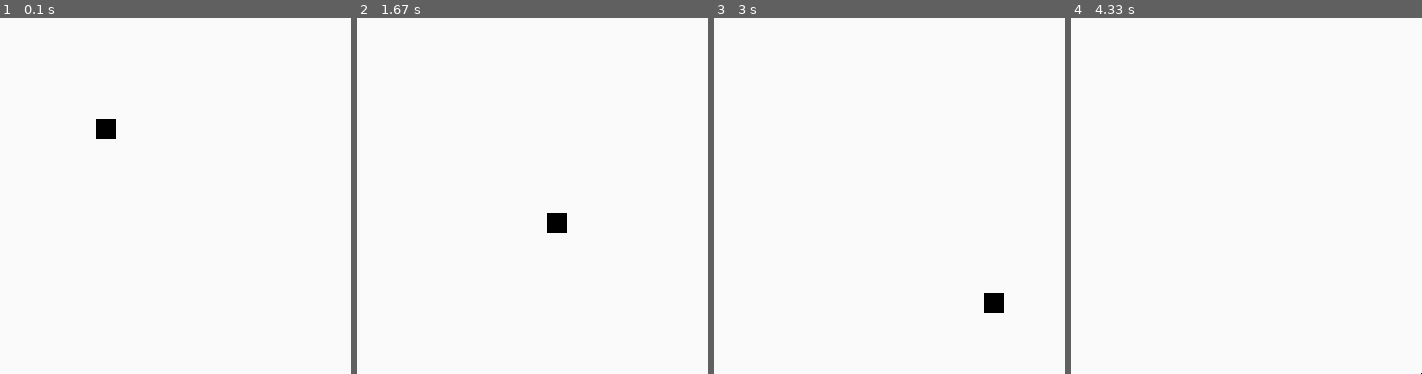
Above: before the commit, frames 1-4 (left to right).
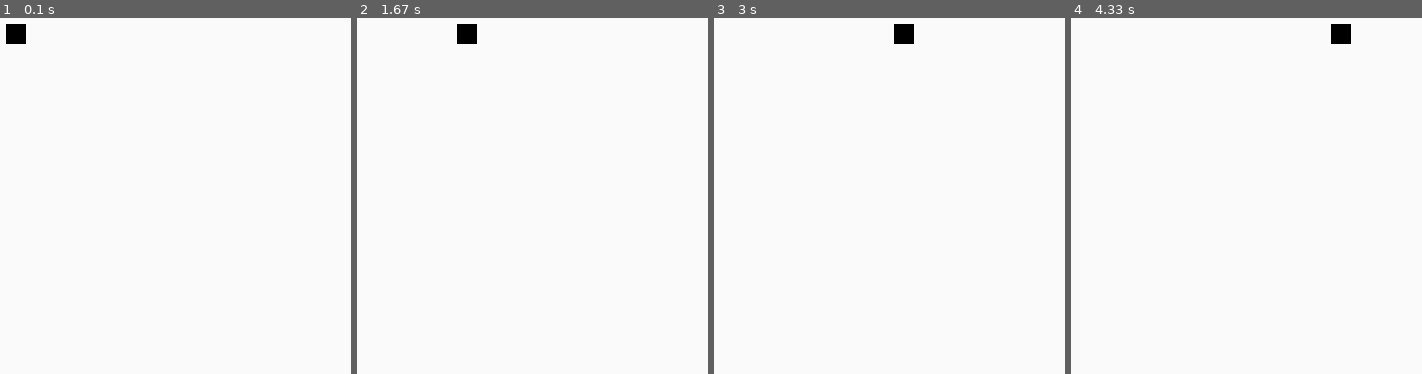
Above: after the commit, the same moments.

Repository: alexandroid000/self-assembly
Game: pygame game, started from weaselbot_sim/sandbox.py
Same seed, same stepped clock (60 frames per second), same inputs: the game is played once before the commit and once after it.
Inputs:
- Up to frame 1 (0.1 s): no input
- Up to frame 2 (1.67 s): no input
- Up to frame 3 (3 s): no input
- Up to frame 4 (4.33 s): no input

The runs differ from the first frame. In frame 1, 0.6% of the frame differs, in the area x 1-34%, y 1-34%; in frame 2, 0.6%; in frame 3, 0.6%; in frame 4, 0.3%.

Commit message:
boucing off walls!

Diff:
--- a/weaselbot_sim/sandbox.py
+++ b/weaselbot_sim/sandbox.py
@@ -23,29 +23,30 @@
 class WeaselBot(pygame.sprite.Sprite):
     def __init__(self, screen, width, height, color):
         self._screen = screen
-        self.move = 1 #assume initial velocity
+        self.movex = 1 #assume initial velocity
+        self.movey = 0
         #get dimensions of screen
         w, h = pygame.display.get_surface().get_size()
-        self.x0pos = w / 2 - width / 2
-        self.y0pos = h / 2 - height / 2
+        self.x0pos = 150
+        self.y0pos = 150
         self._width = width #do not change
         self._height = height #do not change
         self._color = color
-        self.wall_hit = 0
-        #This can be expanded/changed without affecting overall logic if robot shape changes
+        self.collision = 0
+
     def draw(self):
         BLACK = (  0,   0,   0) #temp, adjust so you can change color based instantation
         pygame.draw.rect(self._screen, self._color, [self.x0pos, self.y0pos, self._width, self._height], 0)
     #define movement based on WeaselBot algorithm
-    # def update(self):
-    #     if not self.wall_hit
-    #         self._movement();
-    #     else
-    #         self._wallcollide();
-    #Define movement based on WeaselBot algorithm
     def _movement(self):
-        self.x0pos = self.move + self.x0pos
-        self.y0pos = self.move + self.y0pos
+        #the if conditions shouldn't change as they determine a wall hit (robot is 20x20 and screen is 500x500)
+        self.x0pos = self.movex + self.x0pos
+        self.y0pos = self.movey + self.y0pos
+        if(self.x0pos < 0 or self.x0pos > 480):
+            self.movex = -self.movex
+        if(self.y0pos < 0 or self.y0pos > 480):
+            self.movey = -self.movey
+
 
 
     # def _wallcollide(self):
@@ -71,14 +72,11 @@
     while 1:
         #increment clock
         clock.tick(60)
-        #Check if collision will occur
-
         #update screen
         robot1._movement()
-
-
+        #Check if collision will occur
+        #updates screen image (redraws screen everytime)
         screen.blit(background, (0, 0))
-        #allsprites.draw(screen)
         robot1.draw()
         pygame.display.flip()
 
